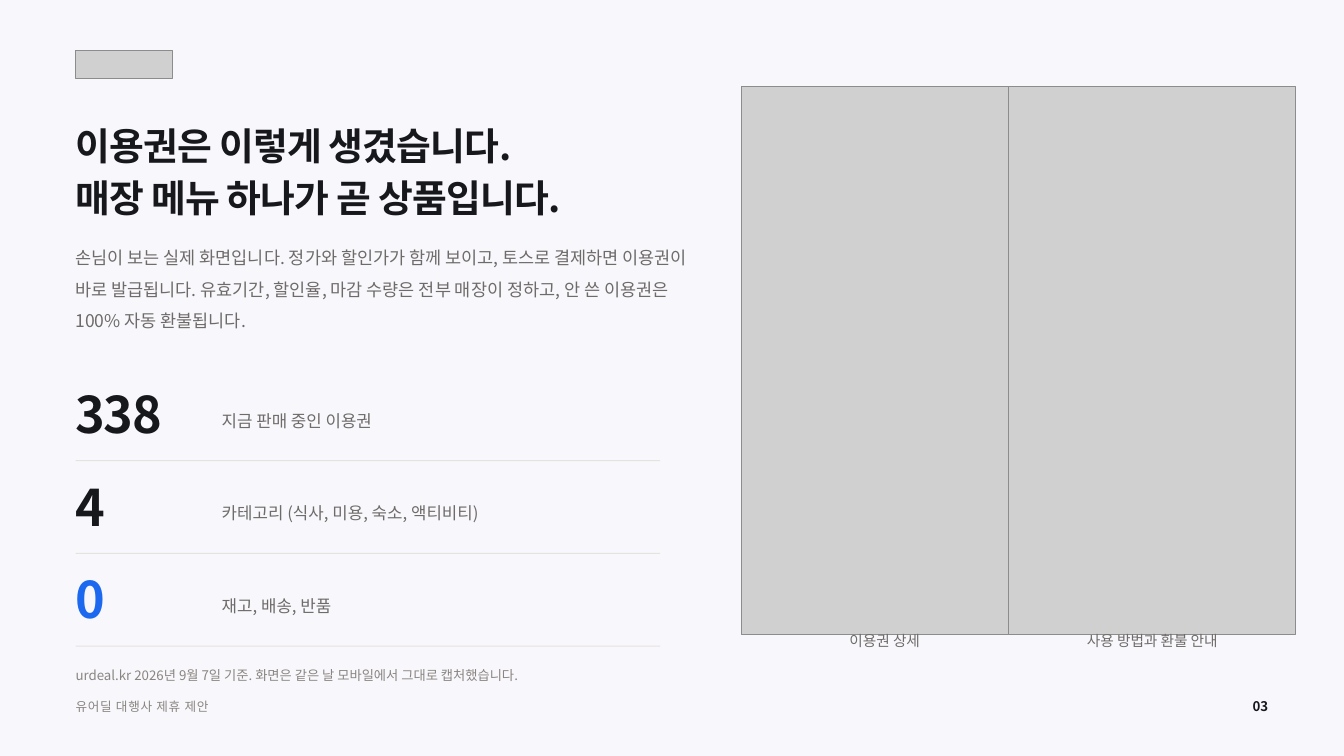
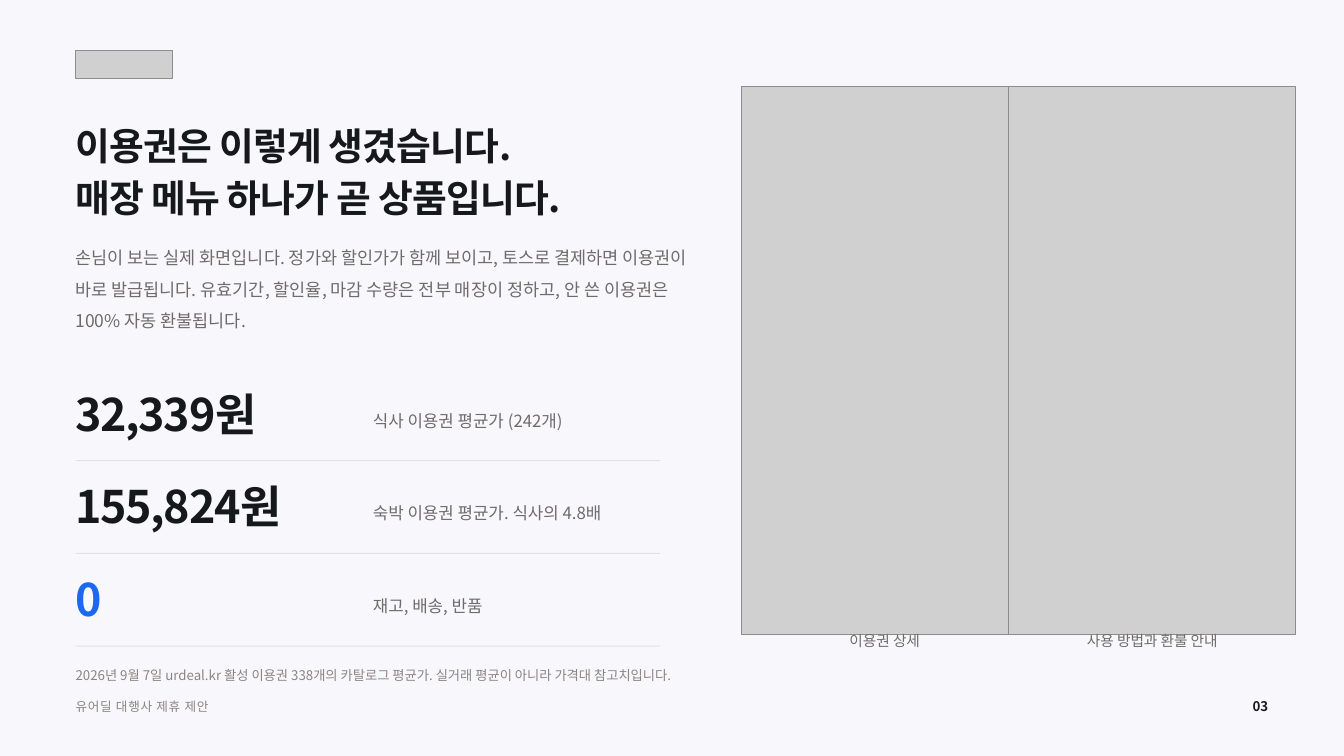
Before and after one commit to tobe2111/ur-live, a slide deck: slide 3 of docs/business/proposals/urdeal-agency-proposal.pptx. Drawn at 1344x756 pixels with LibreOffice and Linux fonts; fonts in the diff are those of the drawing; grey boxes stand for pictures. Boxes give left, top, right and bottom in pixels: in the first picture for what was removed or moved away, otherwise in the second. Text is boxed around its words. In the diff, an @@ line names an element or a change of style, - is before the commit and + after.

```diff
--- a/docs/business/proposals/urdeal-agency-proposal.pptx
+++ b/docs/business/proposals/urdeal-agency-proposal.pptx
@@ text at [76, 393, 257, 441]: text changed; size 36 to 32 pt @@
-338
+32,339원
@@ text at [373, 413, 563, 430]: text changed @@
-지금 판매 중인 이용권
+식사 이용권 평균가 (242개)
@@ text at [76, 485, 282, 533]: text changed; size 36 to 32 pt @@
-4
+155,824원
@@ text at [373, 505, 602, 521]: text changed @@
-카테고리 (식사, 미용, 숙소, 액티비티)
+숙박 이용권 평균가. 식사의 4.8배
@@ text "0" at [76, 582, 102, 617]: size 36 to 32 pt @@
@@ text "재고, 배송, 반품": place and size @@
-text "재고, 배송, 반품" at [222, 598, 331, 615]
+text "재고, 배송, 반품" at [373, 598, 483, 615]
@@ text at [76, 669, 671, 681]: text changed @@
-urdeal.kr 2026년 9월 7일 기준. 화면은 같은 날 모바일에서 그대로 캡처했습니다.
+2026년 9월 7일 urdeal.kr 활성 이용권 338개의 카탈로그 평균가. 실거래 평균이 아니라 가격대 참고치입니다.
```
Also in this commit, not shown: 7 other slides changed, 3 slides added, 2 slides removed, 5 other files.
